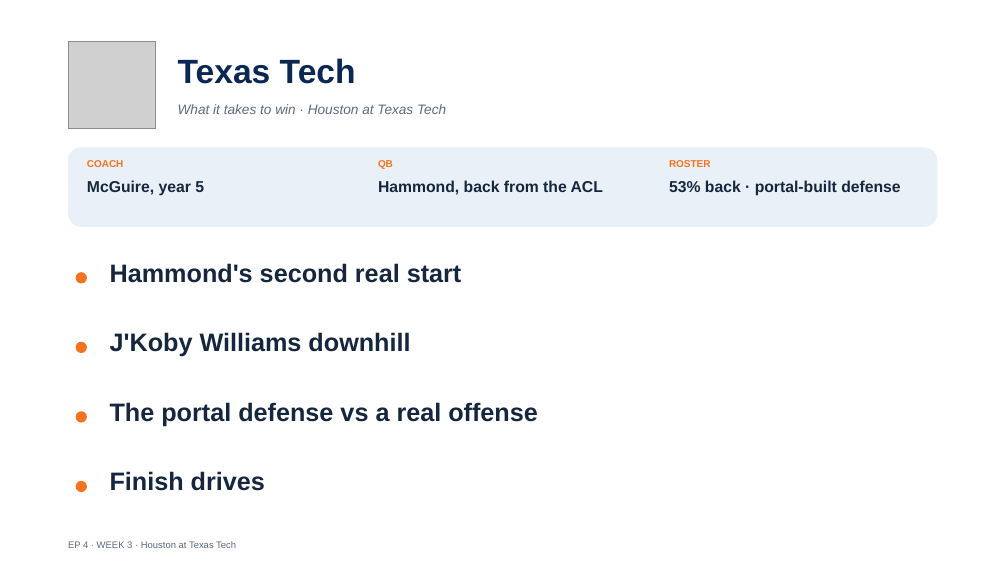
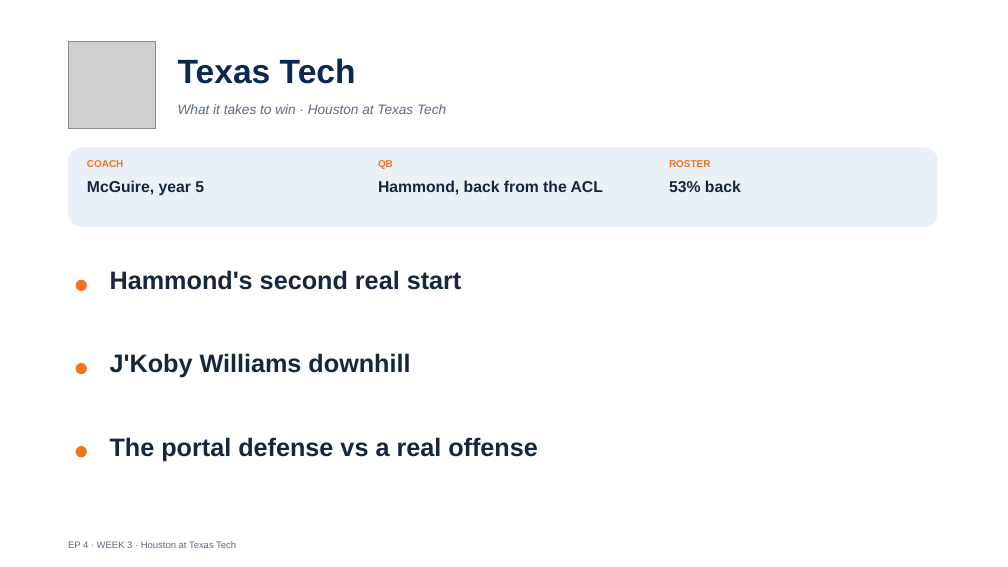
Before and after one commit to lucasalvarezflorida-lab/ncaa-fbs-analytics, a slide deck: slide 8 of decks/2026_Week3_Episode4.pptx. Drawn at 1008x567 pixels with LibreOffice and Linux fonts; fonts in the diff are those of the drawing; grey boxes stand for pictures. Boxes give left, top, right and bottom in pixels: in the first picture for what was removed or moved away, otherwise in the second. Text is boxed around its words. In the diff, an @@ line names an element or a change of style, - is before the commit and + after.

```diff
--- a/decks/2026_Week3_Episode4.pptx
+++ b/decks/2026_Week3_Episode4.pptx
@@ text at box(669, 180, 741, 192): text changed @@
-53% back · portal-built defense
+53% back
@@ text "Hammond's second real start": place and size @@
-text "Hammond's second real start" at box(110, 263, 462, 283)
+text "Hammond's second real start" at box(110, 270, 462, 290)
@@ ellipse: place and size @@
-ellipse at box(76, 272, 87, 284)
+ellipse at box(76, 280, 87, 291)
@@ text "J'Koby Williams downhill": place and size @@
-text "J'Koby Williams downhill" at box(110, 332, 410, 357)
+text "J'Koby Williams downhill" at box(110, 353, 410, 378)
@@ ellipse: place and size @@
-ellipse at box(76, 342, 87, 353)
+ellipse at box(76, 363, 87, 374)
@@ ellipse: place and size @@
-ellipse at box(76, 411, 87, 423)
+ellipse at box(76, 446, 87, 457)
@@ text "The portal defense vs a ...": place and size @@
-text "The portal defense vs a ..." at box(110, 402, 538, 427)
+text "The portal defense vs a ..." at box(110, 437, 538, 461)
@@ text removed at box(110, 471, 265, 491) @@
-Finish drives
@@ ellipse removed at box(76, 481, 87, 492) @@
```
Also in this commit, not shown: 14 other slides changed, 2 other files.
